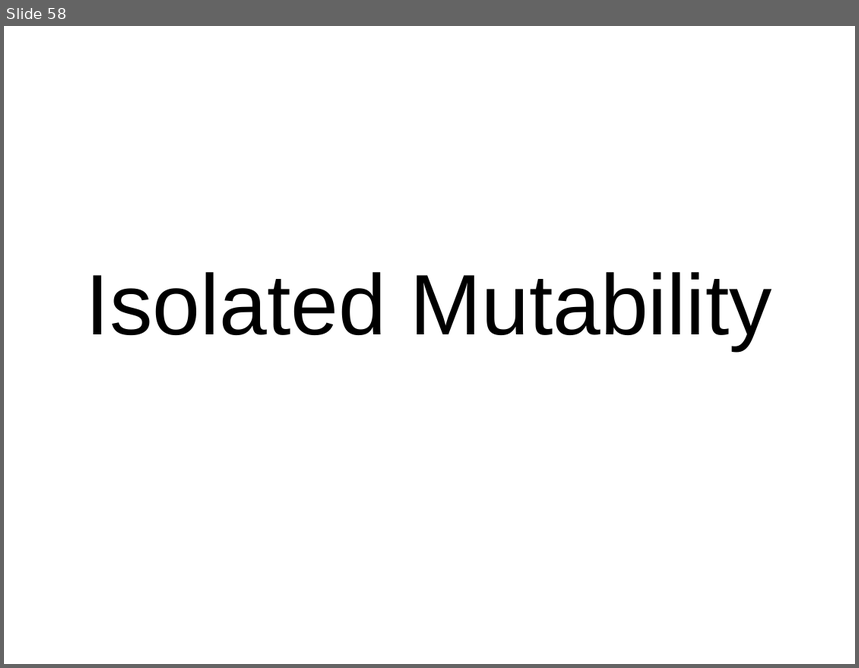
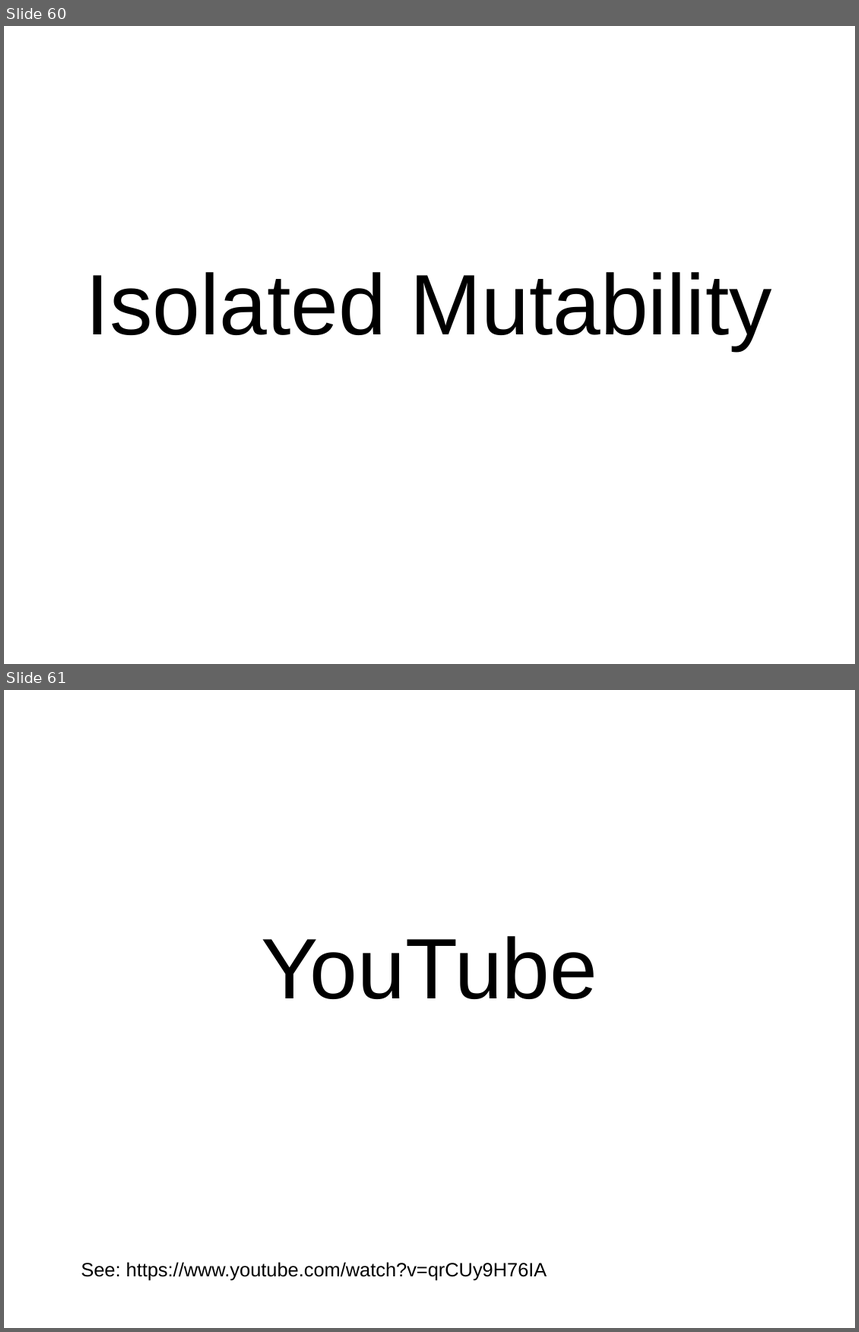
Before and after one commit to dwclark/GroovyThreading, a slide deck: presentation/groovy.odp. Shown one above the other, each under a label of ours: slide 58 before the commit, slides 60 and 61 after it. The pictures are 859x668 and 859x1332 pixels, drawn with LibreOffice and Linux fonts; fonts in the diff are those of the drawing. Boxes give left, top, right and bottom in pixels: in the first picture for what was removed or moved away, otherwise in the second. Text is boxed around its words. In the diff, an @@ line names an element or a change of style, - is before the commit and + after.

```diff
--- a/presentation/groovy.odp
+++ b/presentation/groovy.odp
@@ slide 61 added at (x1=4, y1=690, x2=855, y2=1328), background #FFFFFF @@
@@ text added at (x1=261, y1=936, x2=598, y2=999), 80 pt, text #000000 @@
+YouTube
@@ text added at (x1=81, y1=1262, x2=547, y2=1281), 18 pt, text #000000 @@
+See: https://www.youtube.com/watch?v=qrCUy9H76IA
@@ what was slide 58 is now slide 60 @@
```
Also in this commit, not shown: 2 slides changed, 3 other slides added, 1 slide removed, 7 other files.
